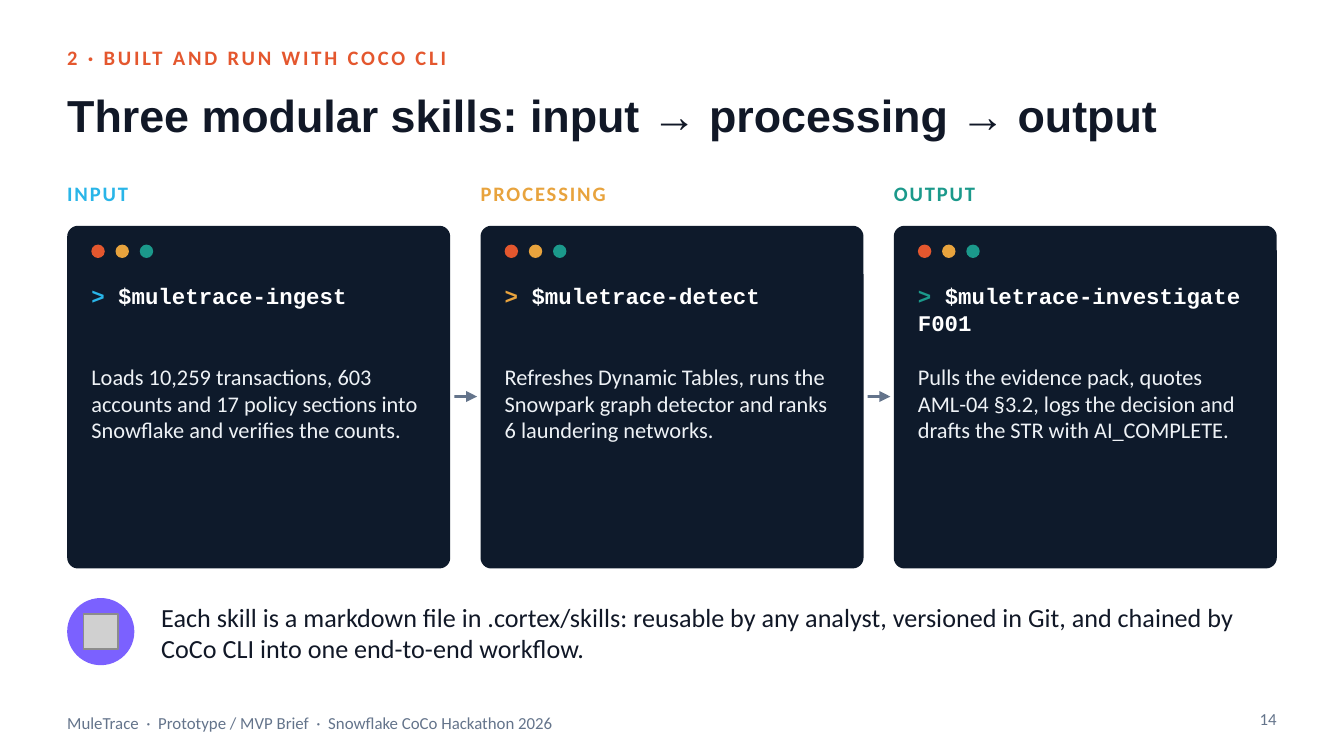
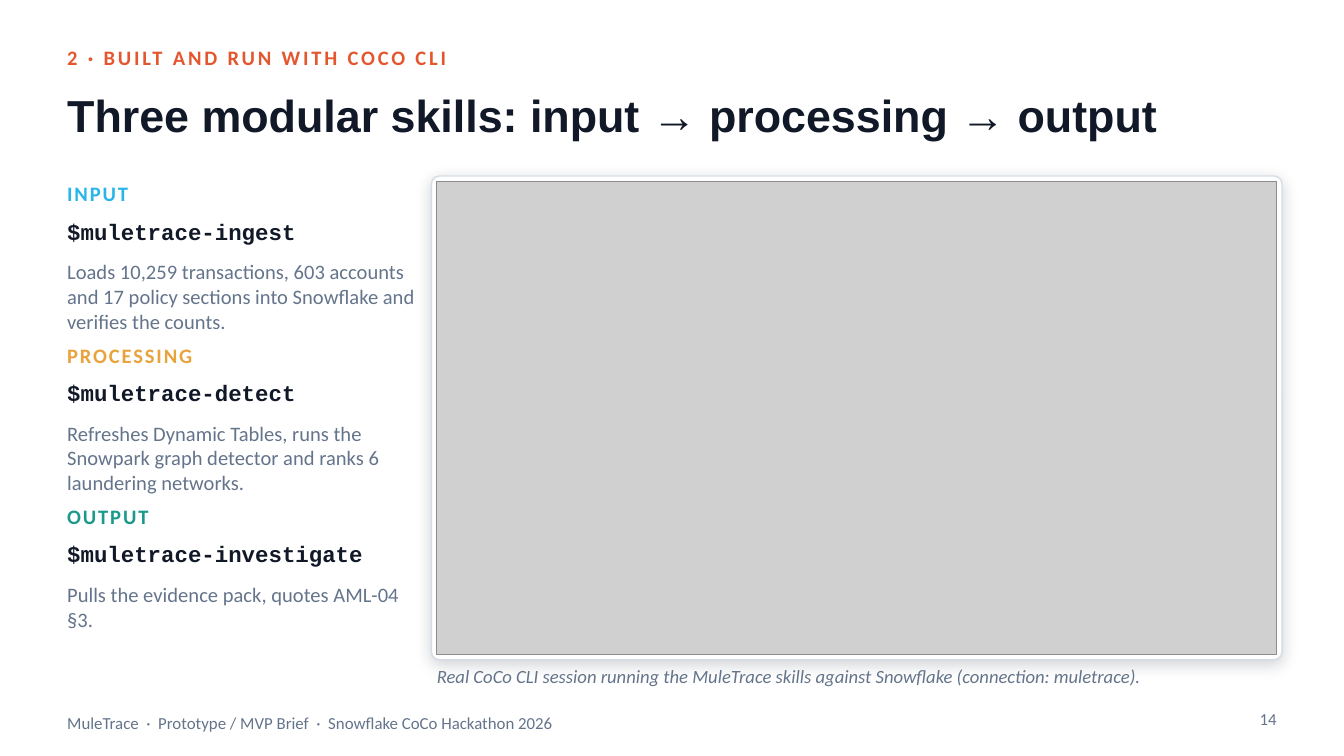
Before and after one commit to SwasthikaDev/SnowflakeCoCoCLI, a slide deck: slide 14 of deck/MuleTrace_MVP_Brief.pptx. Drawn at 1344x756 pixels with LibreOffice and Linux fonts; fonts in the diff are those of the drawing; grey boxes stand for pictures. Boxes give left, top, right and bottom in pixels: in the first picture for what was removed or moved away, otherwise in the second. Text is boxed around its words. In the diff, an @@ line names an element or a change of style, - is before the commit and + after.

```diff
--- a/deck/MuleTrace_MVP_Brief.pptx
+++ b/deck/MuleTrace_MVP_Brief.pptx
@@ rounded rectangle added at (431, 176, 1282, 660), fill #FFFFFF, outline #D5DCE5 0.75 pt @@
@@ picture added at (437, 181, 1277, 655) @@
@@ text at (67, 223, 295, 245): text changed; text colour #FFFFFF to #111827 @@
-> $muletrace-ingest
+$muletrace-ingest
@@ rounded rectangle removed at (67, 226, 450, 569) @@
@@ rounded rectangle removed at (481, 226, 864, 569) @@
@@ rounded rectangle removed at (894, 226, 1277, 569) @@
@@ text "Loads 10,259 transactions, 603 accounts ...": place and size @@
-text "Loads 10,259 transactions, 603 accounts ..." at (91, 369, 418, 438)
+text "Loads 10,259 transactions, 603 accounts ..." at (67, 265, 414, 329)
@@ text "Loads 10,259 transactions, 603 accounts ..." at (67, 265, 414, 329): size 12 to 11 pt, text colour #EEF2F6 to #64748B @@
@@ ellipse removed at (91, 245, 105, 258) @@
@@ ellipse removed at (116, 245, 129, 258) @@
@@ ellipse removed at (140, 245, 153, 258) @@
@@ ellipse removed at (504, 245, 517, 258) @@
@@ ellipse removed at (530, 245, 543, 258) @@
@@ ellipse removed at (554, 245, 567, 258) @@
@@ ellipse removed at (918, 245, 931, 258) @@
@@ ellipse removed at (942, 245, 956, 258) @@
@@ ellipse removed at (966, 245, 980, 258) @@
@@ text "PROCESSING": place and size @@
-text "PROCESSING" at (481, 187, 606, 201)
+text "PROCESSING" at (67, 349, 192, 363)
@@ text at (67, 385, 295, 403): text changed; text colour #FFFFFF to #111827 @@
-> $muletrace-detect
+$muletrace-detect
@@ arrow removed from (454, 396) to (477, 396) @@
@@ arrow removed from (868, 396) to (890, 396) @@
@@ text "Refreshes Dynamic Tables, runs the ..." at (67, 427, 379, 494): size 12 to 11 pt, text colour #EEF2F6 to #64748B @@
@@ text "Refreshes Dynamic Tables, runs the ...": place and size @@
-text "Refreshes Dynamic Tables, runs the ..." at (505, 369, 828, 442)
+text "Refreshes Dynamic Tables, runs the ..." at (67, 427, 379, 494)
@@ text "OUTPUT": place and size @@
-text "OUTPUT" at (894, 187, 975, 201)
+text "OUTPUT" at (67, 510, 148, 524)
@@ text at (67, 546, 362, 567): text changed; text colour #FFFFFF to #111827 @@
-> $muletrace-investigate F001
+$muletrace-investigate
@@ text at (67, 588, 398, 628): text changed; size 12 to 11 pt; text colour #EEF2F6 to #64748B @@
-Pulls the evidence pack, quotes AML-04 §3.2, logs the decision and drafts the STR with AI_COMPLETE.
+Pulls the evidence pack, quotes AML-04 §3.
@@ ellipse removed at (67, 598, 134, 665) @@
@@ picture removed at (83, 614, 118, 649) @@
@@ text removed at (161, 609, 1232, 658) @@
-Each skill is a markdown file in .cortex/skills: reusable by any analyst, versioned in Git, and chained by CoCo CLI into one end-to-end workflow.
@@ text added at (437, 669, 1140, 686), 10 pt, text #64748B, italic @@
+Real CoCo CLI session running the MuleTrace skills against Snowflake (connection: muletrace).
```
Also in this commit, not shown: 4 other slides changed, 10 other files.
